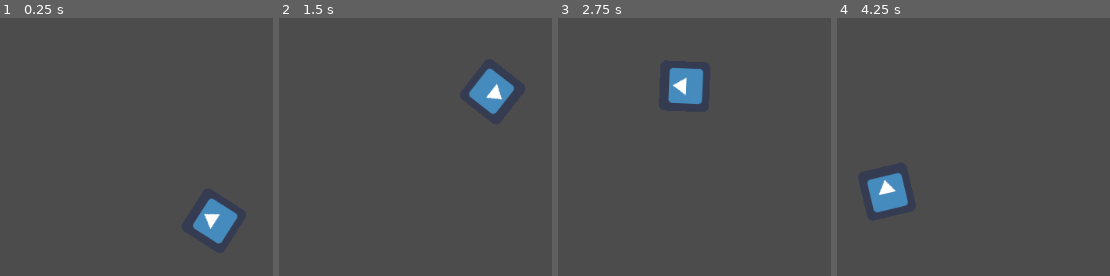
Above: before the commit, frames 1-4 (left to right).
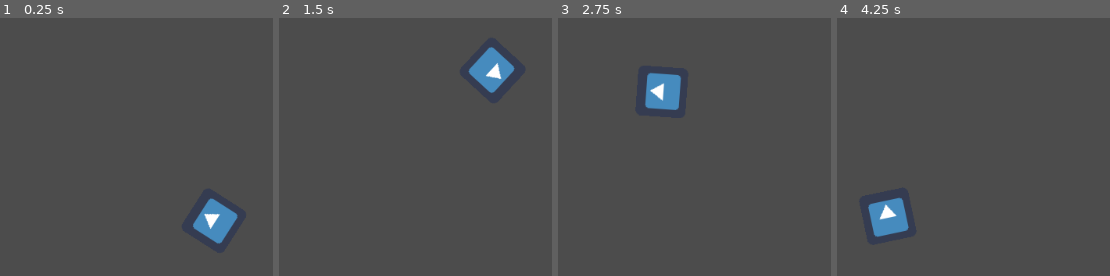
Above: after the commit, the same moments.

Repository: Littlerun-Bastion/Soulless-Steel
Game: Godot game, scene res://game/arena/Arena.tscn
The game is run twice, just before and just after one commit, with the same random seed, the same clock (stepped at 60 frames per second) and the same inputs. The engine's default icon, where the game draws it, is replaced by a stand-in: a white triangle on a blue panel in a dark square.
Inputs (mouse positions are in pixels of both pictures, inside the frame that each line leads up to):
- Up to frame 1 (0.25 s): no input
- Up to frame 2 (1.5 s): move the mouse to (371, 239) at 0.52 s; hold F (honk) 0.53-1.28 s; hold W (up) from 0.53 s (still down); move the mouse to (outside the picture) at 1.27 s; tap F (honk) at 1.35 s
- Up to frame 3 (2.75 s): move the mouse to (outside the picture) at 2.02 s; release W (up) at 2.03 s; hold A (left) from 2.03 s (still down); hold F (honk) from 2.03 s (still down)
- Up to frame 4 (4.25 s): move the mouse to (1008, 147) at 2.77 s; release F (honk) at 2.78 s; tap F (honk) at 2.85 s; move the mouse to (847, 28) at 3.52 s; release A (left) at 3.53 s; hold S (down) from 3.53 s (still down); hold F (honk) from 3.53 s (still down)

The runs differ from the first frame. In frame 2, 2.6% of the frame differs, in the area x 69-87%, y 11-38%; in frame 3, 2.6%; in frame 4, 2.7%, in the area x 10-27%, y 60-85%.

Commit message:
Properly rotating clock or counter-clockwise to mouse position

Diff:
--- a/project/game/mecha/Mecha.gd
+++ b/project/game/mecha/Mecha.gd
@@ -1,8 +1,9 @@
 extends KinematicBody2D
 class_name Mecha
 
+var movement_type = "free"
 var max_speed = 200
 var friction = 0.1
-var move_acc = 0.1
-var rotation_acc = 0.1
+var move_acc = 50
+var rotation_acc = 800
 var velocity = Vector2()
--- a/project/game/mecha/Player.gd
+++ b/project/game/mecha/Player.gd
@@ -5,27 +5,43 @@
 func _ready():
 	setup()
 
-func _physics_process(_delta):
-	#Movement
+func _physics_process(delta):
+	apply_movement(delta)
+	apply_rotation(delta)
+
+
+func _input(event):
+	if event.is_action_pressed("honk"):
+		AudioManager.play_sfx("test", global_position)
+
+
+func apply_movement(dt):
 	var direction = get_input()
-
 	if direction.length() > 0:
-		velocity = lerp(velocity, direction.normalized() * max_speed, move_acc)
+		velocity = lerp(velocity, direction.normalized() * max_speed, move_acc*dt)
 	else:
 		velocity = lerp(velocity, Vector2.ZERO, friction)
 
 	velocity = move_and_slide(velocity)
 
-	#Rotation
+
+func apply_rotation(dt):
+	var rot_eps = 5
 	var mouse_pos = get_global_mouse_position()
-	var target_rot = rad2deg(global_position.angle_to_point(mouse_pos)) - 90
-	rotation_degrees = target_rot
-	#rotation_degrees = lerp(rotation_degrees, target_rot, rotation_acc)
+	var target_rot = fmod(rad2deg(global_position.angle_to_point(mouse_pos)) + 270, 360)
+	var diff = target_rot - rotation_degrees
+	if diff > 180:
+		diff -= 360
+	elif diff < -180:
+		diff += 360
 
-
-func _input(event):
-	if event.is_action_pressed("honk"):
-		AudioManager.play_sfx("test", global_position)
+	#Rotate properly clock or counter-clockwise fastest to target rotation
+	if abs(diff) <= rot_eps:
+		rotation_degrees = target_rot
+	elif diff > 0:
+		rotation_degrees += rotation_acc*dt
+	else:
+		rotation_degrees -= rotation_acc*dt
 
 
 func setup():
